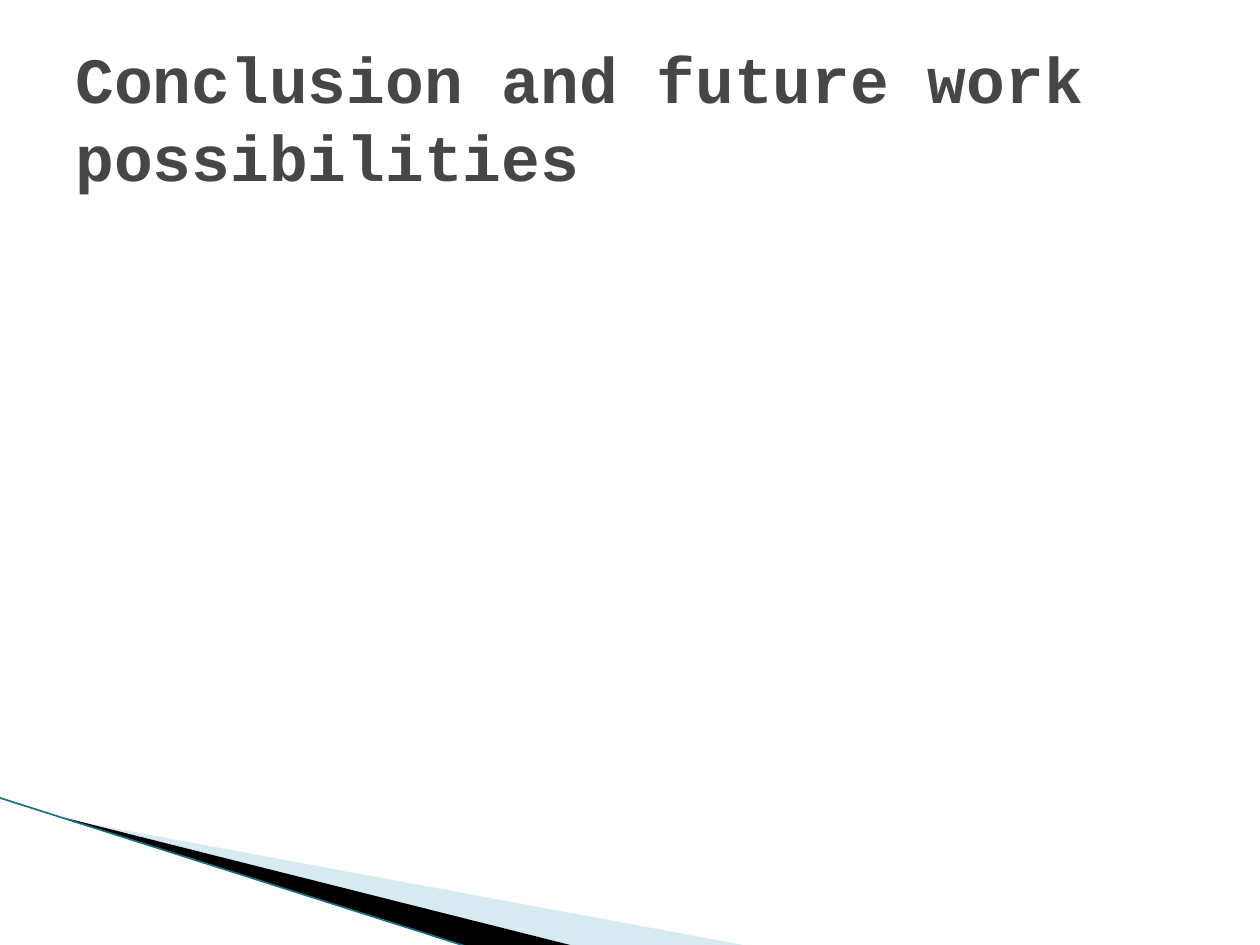
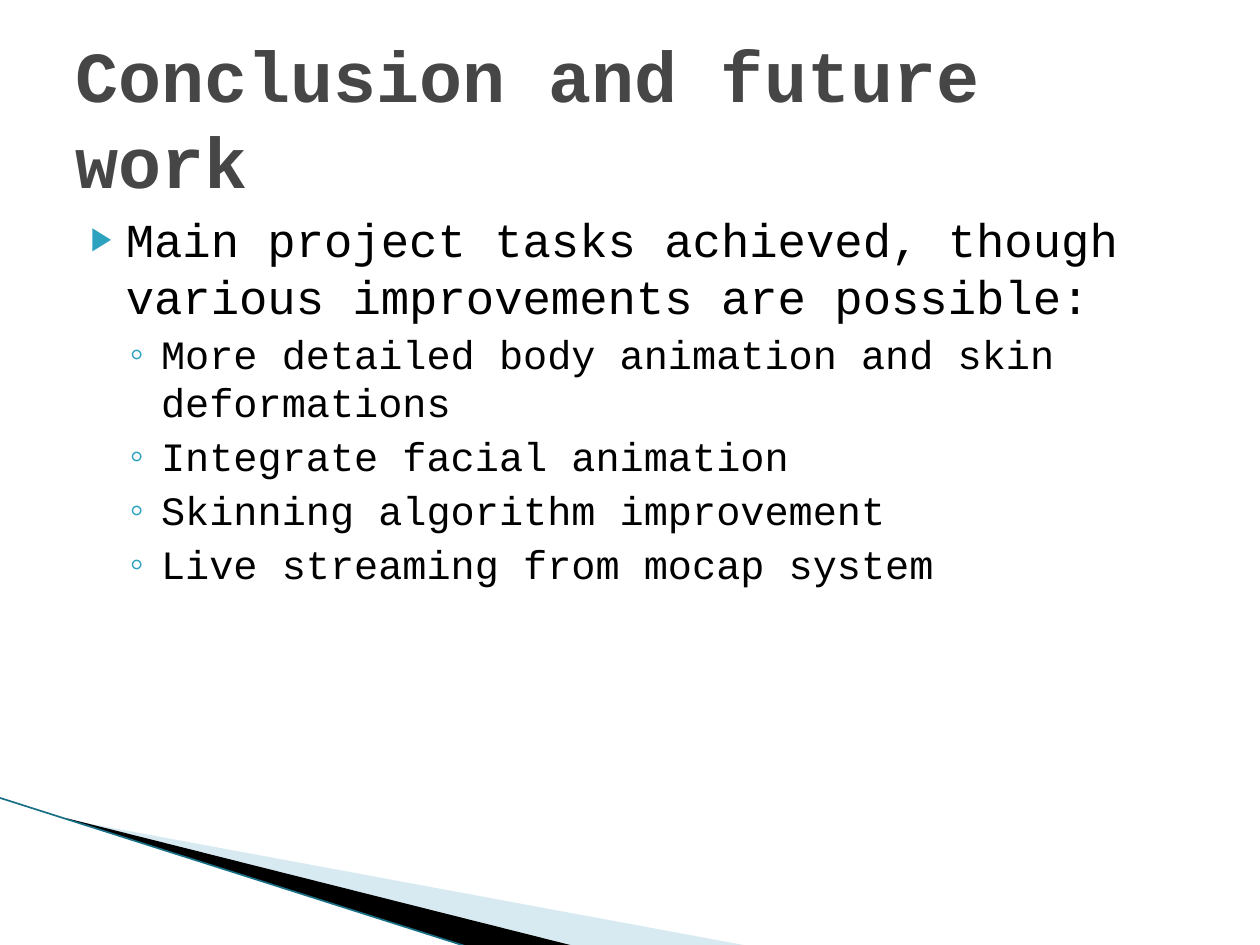
Before and after one commit to hobama/cvg01, a slide deck: slide 39 of docs/Presentation/Presentation.pptx (slide 36 before the commit). Drawn at 1260x945 pixels with LibreOffice and Linux fonts; fonts in the diff are those of the drawing; background and template pictures are left out. Boxes give left, top, right and bottom in pixels: in the first picture for what was removed or moved away, otherwise in the second. Text is boxed around its words. In the diff, an @@ line names an element or a change of style, - is before the commit and + after.

```diff
--- a/docs/Presentation/Presentation.pptx
+++ b/docs/Presentation/Presentation.pptx
@@ title at bbox=[75, 51, 979, 189]: text changed; size 36.9 to 41 pt @@
-Conclusion and future work possibilities
+Conclusion and future work
@@ text added at bbox=[126, 223, 1118, 588], 23 pt, text #000000 @@
+▶ Main project tasks achieved, though various improvements are possible:
+  ◦ More detailed body animation and skin deformations
+  ◦ Integrate facial animation
+  ◦ Skinning algorithm improvement
+  ◦ Live streaming from mocap system
```
Also in this commit, not shown: 3 slides added.
